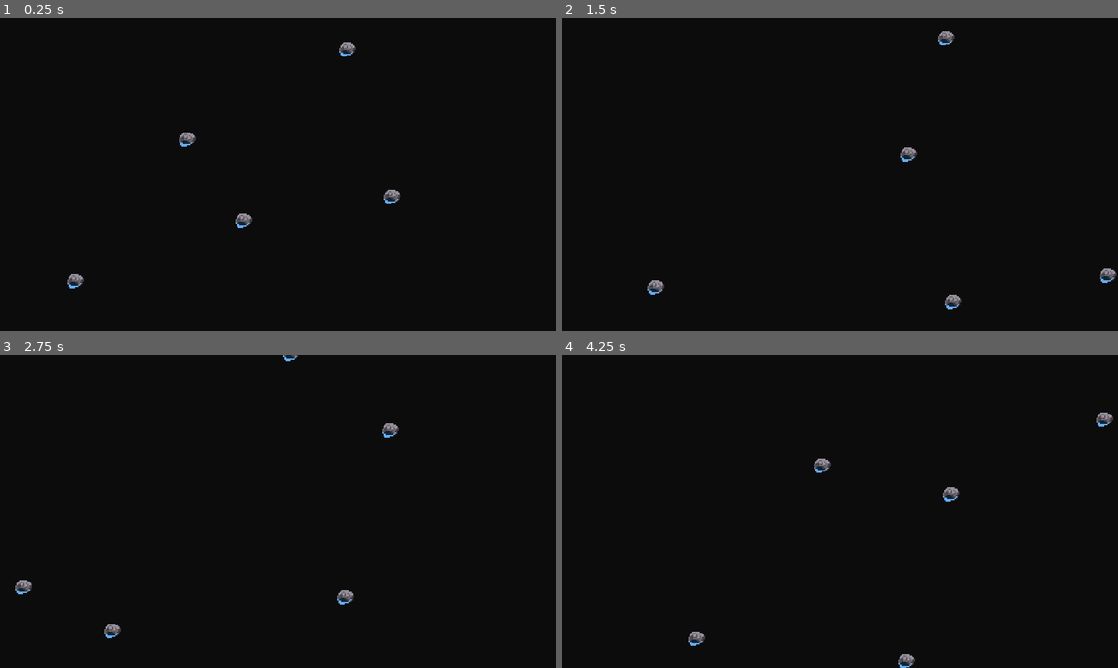
Above: before the commit, frames 1-4 (two rows, left to right).
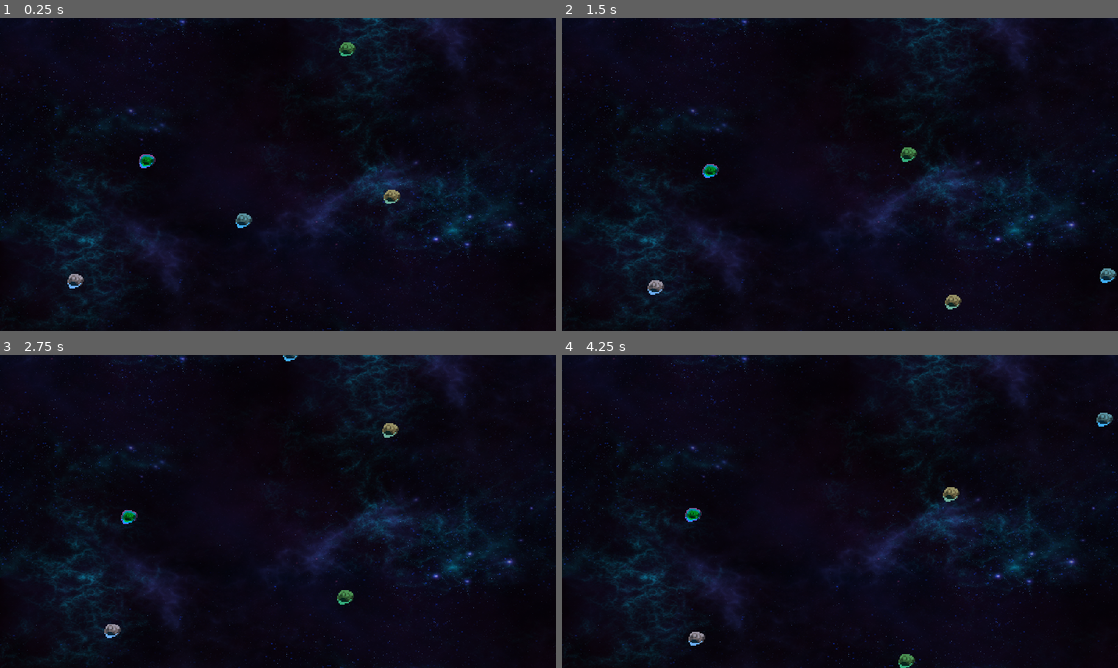
Above: after the commit, the same moments.

Repository: BuggyOffmoz/Space-Survivors
Game: Godot game, scene res://TestLab/EnemyLab/LinearMovementLab.tscn
The game is run twice, just before and just after one commit, with the same random seed, the same clock (stepped at 60 frames per second) and the same inputs. This scene is started directly instead of the project's main scene.
Inputs (mouse positions are in pixels of both pictures, inside the frame that each line leads up to):
- Up to frame 1 (0.25 s): no input
- Up to frame 2 (1.5 s): tap Enter (Enter) at 0.5, 0.6 s; move the mouse to (962, 158) at 0.52 s; hold D (K_Right) 0.53-1.28 s; click (962, 158) at 0.67 s; move the mouse to (728, 190) at 1.27 s; hold S (K_Down) from 1.28 s (still down); tap Space (Special) at 1.35 s
- Up to frame 3 (2.75 s): move the mouse to (333, 442) at 2.02 s; release S (K_Down) at 2.03 s; hold D (K_Right) from 2.03 s (still down); tap Enter (Enter) at 2.1 s
- Up to frame 4 (4.25 s): move the mouse to (812, 574) at 2.77 s; release D (K_Right) at 2.78 s; hold W (K_Up) 2.78-3.53 s; tap Space (Special) at 2.85 s; click (812, 574) at 2.92 s; move the mouse to (1006, 558) at 3.52 s; hold A (K_Left) from 3.53 s (still down); tap Enter (Enter) at 3.6 s

The runs differ from the first frame. In frame 1, 12% of the frame differs, in the area x 0-100%, y 0-100%; in frame 2, 12%; in frame 3, 12%; in frame 4, 12%.

Commit message:
Added basic Random walker component Added free backgrounds

Diff:
--- a/TestLab/EnemyLab/Components/MovementComponent.gd
+++ b/TestLab/EnemyLab/Components/MovementComponent.gd
@@ -11,5 +11,7 @@
 # Called every frame. 'delta' is the elapsed time since the previous frame.
 func _physics_process(delta):
 	# Being called in physics_process, delta is a constant and there is no need to adjust speed for it
-	get_parent().position += targetVector * speed
-	print(get_parent().position)
+	get_parent().position += targetVector.normalized() * speed
+
+func setTarget(newPosition: Vector2):
+	targetVector = newPosition
--- /dev/null
+++ b/TestLab/EnemyLab/Components/RandomWalkerBehaviour.gd
@@ -0,0 +1,18 @@
+extends Node
+
+@export var movementComponent: Node
+var rng = RandomNumberGenerator.new()
+
+# Called when the node enters the scene tree for the first time.
+func _ready():
+	pass # Replace with function body.
+
+
+# Called every frame. 'delta' is the elapsed time since the previous frame.
+func _process(delta):
+	pass
+
+func _physics_process(delta):
+	var newMovementVector = Vector2(rng.randf_range(-1, 1), rng.randf_range(-1, 1))
+
+	movementComponent.setTarget(newMovementVector)
--- /dev/null
+++ b/TestLab/EnemyLab/Components/RandomWalkerBehaviour.tscn
@@ -0,0 +1,6 @@
+[gd_scene load_steps=2 format=3 uid="uid://btoaewv6i4jlg"]
+
+[ext_resource type="Script" path="res://TestLab/EnemyLab/Components/RandomWalkerBehaviour.gd" id="1_3jofx"]
+
+[node name="RandomWalkerBehaviour" type="Node"]
+script = ExtResource("1_3jofx")
--- a/TestLab/EnemyLab/LinearMovementLab.tscn
+++ b/TestLab/EnemyLab/LinearMovementLab.tscn
@@ -1,22 +1,48 @@
-[gd_scene load_steps=2 format=3 uid="uid://crvajnfgtj60a"]
+[gd_scene load_steps=5 format=3 uid="uid://crvajnfgtj60a"]
 
+[ext_resource type="Texture2D" uid="uid://bhiew8x8dsa2w" path="res://Assets/SBS - Seamless Space Backgrounds - Large 1024x1024/Large 1024x1024/Blue Nebula/Blue_Nebula_01-1024x1024.png" id="1_gq37b"]
 [ext_resource type="PackedScene" uid="uid://crcpxotq6pted" path="res://TestLab/EnemyLab/TestLinearMeteorite.tscn" id="1_q4flr"]
+[ext_resource type="PackedScene" uid="uid://btoaewv6i4jlg" path="res://TestLab/EnemyLab/Components/RandomWalkerBehaviour.tscn" id="3_74swo"]
+[ext_resource type="Texture2D" uid="uid://djx83hu8a7nfi" path="res://Assets/CelestialObjectsPack/CelestialObjects.png" id="3_bn7uy"]
 
 [node name="EnemyLab" type="Node2D"]
 
-[node name="ColorRect" type="ColorRect" parent="."]
-offset_right = 40.0
-offset_bottom = 40.0
-scale = Vector2(35.9953, 19.4231)
-color = Color(0.0470588, 0.0470588, 0.0470588, 1)
+[node name="TextureRect" type="TextureRect" parent="."]
+modulate = Color(0.729412, 0.678431, 0.835294, 1)
+self_modulate = Color(0.952941, 0.952941, 0.952941, 1)
+offset_right = 1024.0
+offset_bottom = 1024.0
+scale = Vector2(1.28, 1)
+texture = ExtResource("1_gq37b")
 
 [node name="TestEnemy" parent="." instance=ExtResource("1_q4flr")]
 position = Vector2(340.082, 328.836)
 
+[node name="EnemySprite" parent="TestEnemy/Graphics" index="0"]
+modulate = Color(1, 0.541176, 1, 1)
+
+[node name="EnemySprite2" type="Sprite2D" parent="TestEnemy/Graphics" index="1"]
+modulate = Color(0, 1, 1, 1)
+scale = Vector2(2.635, 2.635)
+texture = ExtResource("3_bn7uy")
+region_enabled = true
+region_rect = Rect2(131.009, 226.715, 24.6748, 29.2846)
+
+[node name="EnemySprite3" type="Sprite2D" parent="TestEnemy/Graphics" index="2"]
+modulate = Color(0, 1, 0.227451, 1)
+scale = Vector2(1.97, 1.97)
+texture = ExtResource("3_bn7uy")
+region_enabled = true
+region_rect = Rect2(131.009, 226.715, 24.6748, 29.2846)
+
 [node name="MovementComponent" parent="TestEnemy" index="2"]
 speed = 6.8
 
+[node name="RandomWalkerBehaviour" parent="TestEnemy" node_paths=PackedStringArray("movementComponent") instance=ExtResource("3_74swo")]
+movementComponent = NodePath("../MovementComponent")
+
 [node name="TestEnemy2" parent="." instance=ExtResource("1_q4flr")]
+modulate = Color(0.584314, 1, 1, 1)
 position = Vector2(678, 444)
 
 [node name="MovementComponent" parent="TestEnemy2" index="2"]
@@ -26,6 +52,7 @@
 position = Vector2(-191, 41)
 
 [node name="TestEnemy3" parent="." instance=ExtResource("1_q4flr")]
+modulate = Color(1, 1, 0.639216, 1)
 position = Vector2(903, 510)
 
 [node name="MovementComponent" parent="TestEnemy3" index="2"]
@@ -35,6 +62,7 @@
 position = Vector2(-1, -228)
 
 [node name="TestEnemy4" parent="." instance=ExtResource("1_q4flr")]
+modulate = Color(0.494118, 1, 0.521569, 1)
 position = Vector2(800, 171)
 
 [node name="MovementComponent" parent="TestEnemy4" index="2"]
Binary file added: Assets/SBS - Seamless Space Backgrounds - Large 1024x1024/Large 1024x1024/Blue Nebula/Blue_Nebula_01-1024x1024.png
Not shown, added: Assets/SBS - Seamless Space Backgrounds - Large 1024x1024/Large 1024x1024/Blue Nebula/Blue_Nebula_01-1024x1024.png.import
Binary file added: Assets/SBS - Seamless Space Backgrounds - Large 1024x1024/Large 1024x1024/Blue Nebula/Blue_Nebula_02-1024x1024.png
Not shown, added: Assets/SBS - Seamless Space Backgrounds - Large 1024x1024/Large 1024x1024/Blue Nebula/Blue_Nebula_02-1024x1024.png.import
Binary file added: Assets/SBS - Seamless Space Backgrounds - Large 1024x1024/Large 1024x1024/Blue Nebula/Blue_Nebula_03-1024x1024.png
Not shown, added: Assets/SBS - Seamless Space Backgrounds - Large 1024x1024/Large 1024x1024/Blue Nebula/Blue_Nebula_03-1024x1024.png.import
Binary file added: Assets/SBS - Seamless Space Backgrounds - Large 1024x1024/Large 1024x1024/Blue Nebula/Blue_Nebula_04-1024x1024.png
Not shown, added: Assets/SBS - Seamless Space Backgrounds - Large 1024x1024/Large 1024x1024/Blue Nebula/Blue_Nebula_04-1024x1024.png.import
Binary file added: Assets/SBS - Seamless Space Backgrounds - Large 1024x1024/Large 1024x1024/Blue Nebula/Blue_Nebula_05-1024x1024.png
Not shown, added: Assets/SBS - Seamless Space Backgrounds - Large 1024x1024/Large 1024x1024/Blue Nebula/Blue_Nebula_05-1024x1024.png.import
Binary file added: Assets/SBS - Seamless Space Backgrounds - Large 1024x1024/Large 1024x1024/Blue Nebula/Blue_Nebula_06-1024x1024.png
Not shown, added: Assets/SBS - Seamless Space Backgrounds - Large 1024x1024/Large 1024x1024/Blue Nebula/Blue_Nebula_06-1024x1024.png.import
(and 53 more such lines)
